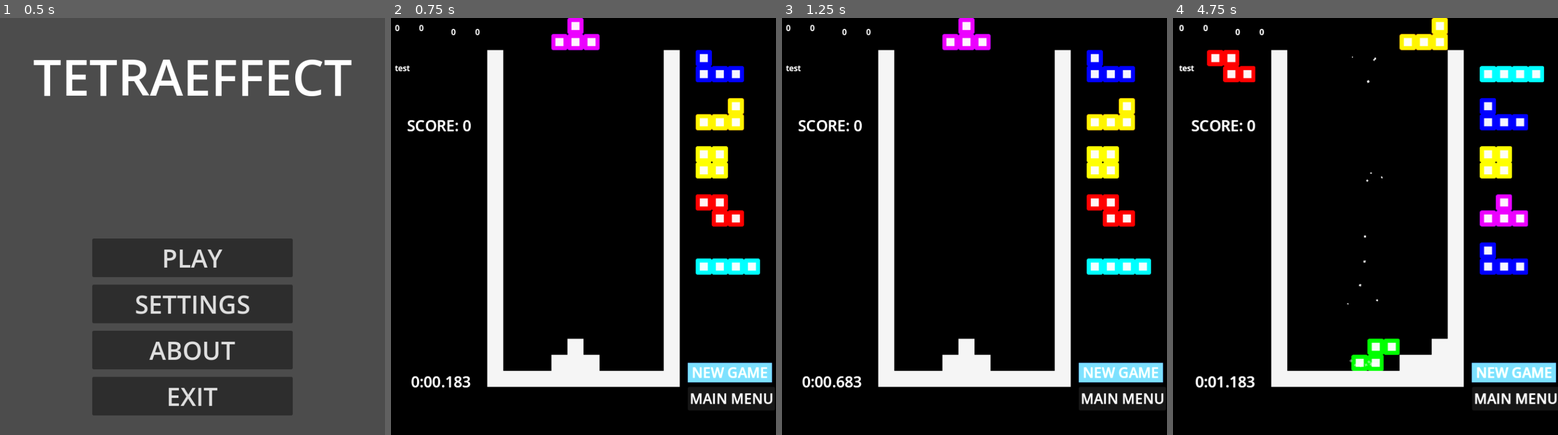
Above: before the commit, frames 1-4 (left to right).
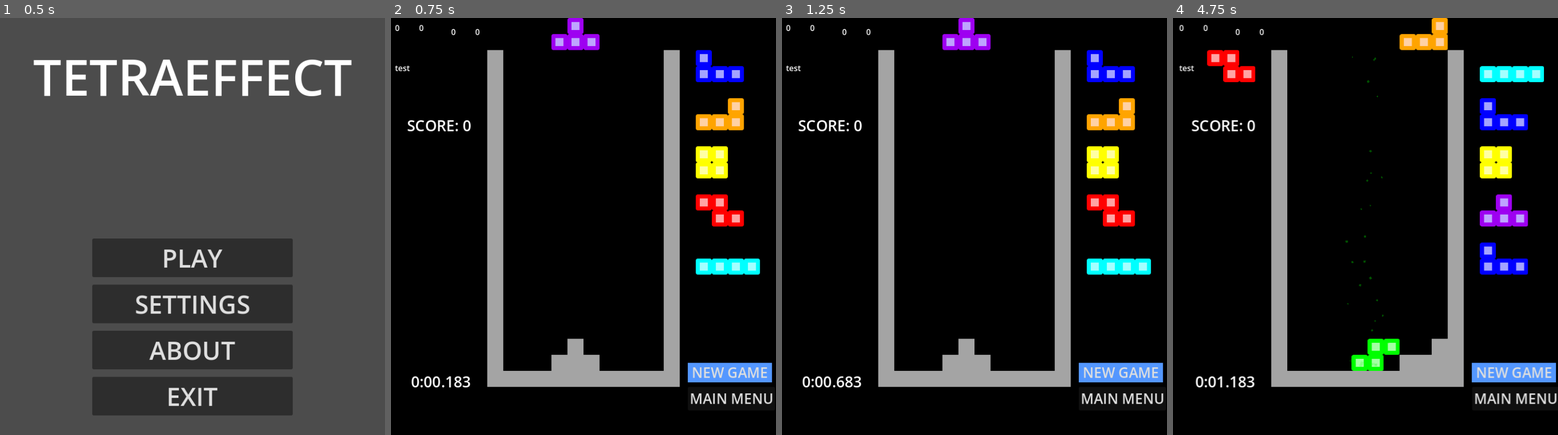
Above: after the commit, the same moments.

Repository: eltonchan1/tetris-elslies-version
Game: Godot game, scene res://tile_map.tscn
Two runs of this game, one before a commit and one after it. Both use one fixed random seed, a clock stepped at 60 frames per second and the inputs below.
Inputs:
- Up to frame 1 (0.5 s): no input
- Up to frame 2 (0.75 s): click "PLAY" at 0.5 s
- Up to frame 3 (1.25 s): no input
- Up to frame 4 (4.75 s): click "NEW GAME" at 1.25 s; click "NEW GAME" at 2 s; click "MAIN MENU" at 2.75 s; click "PLAY" at 3.5 s; tap Enter at 4.25 s; hold Right (right_move) from 4.28 s (still down); tap Space (hard_drop) at 4.35 s; tap Shift (hold) at 4.55 s

Frame 1 is identical in both runs. In frame 2, 13% of the frame differs, in the area x 1-100%, y 0-93%; in frame 3, 13%; in frame 4, 14%.

Commit message:
remove the shader stuffs cuz it does not wanna work

Diff:
--- a/glow.gdshader
+++ /dev/null
@@ -1,26 +0,0 @@
-shader_type canvas_item;
-
-uniform sampler2D SCREEN_TEXTURE : hint_screen_texture, filter_linear_mipmap;
-uniform float trail_persistence : hint_range(0.9, 0.99) = 0.96;
-uniform float glow_strength : hint_range(0.0, 2.0) = 0.5;
-
-void fragment() {
-    vec3 col = texture(SCREEN_TEXTURE, SCREEN_UV).rgb;
-
-    // Apply trail fade
-    col *= trail_persistence;
-
-    // Simple glow
-    vec2 texel_size = 1.0 / vec2(textureSize(SCREEN_TEXTURE, 0));
-    vec3 glow = vec3(0.0);
-    for(float x = -1.0; x <= 1.0; x++) {
-        for(float y = -1.0; y <= 1.0; y++) {
-            glow += texture(SCREEN_TEXTURE, SCREEN_UV + vec2(x, y) * texel_size).rgb;
-        }
-    }
-    glow /= 9.0;
-
-    col += glow * glow_strength;
-
-    COLOR = vec4(col, 1.0);
-}
--- a/tile_map.gd
+++ b/tile_map.gd
@@ -12,20 +12,16 @@
 		# 40l, blitz, etc
 	# sound design & music
 		# satisfying
-	# background that is like echo idk how to describe
-
-# ============================================================================
+	# hall o/ mirrors -> unsuccessful?
+
+
 # NODE REFERENCES
-# ============================================================================
-
 @onready var board_layer : TileMapLayer = $Game/board
 @onready var active_layer : TileMapLayer = $Game/active
 @onready var wave_material : ShaderMaterial = $"Game/Particles/CanvasLayer/ColorRect".material
 
-# ============================================================================
+
 # CONSTANTS
-# ============================================================================
-
 const COLS : int = 10
 const ROWS : int = 19
 const FRAME_TIME : float = 1.0/60.0
@@ -54,10 +50,7 @@
 const start_pos := Vector2i(5, -1)
 const steps_req : int = 50
 
-# ============================================================================
 # TETROMINO DEFINITIONS (SRS coordinates)
-# ============================================================================
-
 # I piece
 var i_0 := [Vector2i(-1, 0), Vector2i(0, 0), Vector2i(1, 0), Vector2i(2, 0)]
 var i_90 := [Vector2i(1, -1), Vector2i(1, 0), Vector2i(1, 1), Vector2i(1, 2)]
@@ -110,10 +103,7 @@
 var shapes := [z, l, o, s, i, j, t]
 var shapes_full := shapes.duplicate()
 
-# ============================================================================
 # SRS WALL KICK DATA
-# ============================================================================
-
 var srs_offset_jlstz := {
 	"0->1": [Vector2i(0, 0), Vector2i(-1, 0), Vector2i(-1, -1), Vector2i(0, 2), Vector2i(-1, 2)],
 	"1->2": [Vector2i(0, 0), Vector2i(1, 0), Vector2i(1, 1), Vector2i(0, -2), Vector2i(1, -2)],
@@ -144,10 +134,7 @@
 	"3->1": [Vector2i(0, 0), Vector2i(-1, 0), Vector2i(-1, 2), Vector2i(-1, 1), Vector2i(0, 2), Vector2i(0, 1)]
 }
 
-# ============================================================================
 # GAME STATE VARIABLES
-# ============================================================================
-
 var steps : Array
 var cur_pos : Vector2i
 var gravity : float = 0.02
@@ -206,10 +193,7 @@
 var trauma : float = 0.0
 var wave_intensity : float = 0.0
 
-# ============================================================================
 # INITIALIZATION
-# ============================================================================
-
 func _ready():
 	print("DEBUG: _ready() called")
 	main_menu(true)
@@ -228,10 +212,7 @@
 
 	print("DEBUG: _ready() complete")
 
-# ============================================================================
 # MENU FUNCTIONS
-# ============================================================================
-
 func main_menu(on: bool):
 	if on == true:
 		$Game.visible = false
@@ -274,10 +255,7 @@
 	$MainMenu/PopUp/Settings.visible = false
 	$MainMenu/PopUp/Settings.mouse_filter = Control.MOUSE_FILTER_IGNORE
 
-# ============================================================================
 # GAME LOOP
-# ============================================================================
-
 func new_game():
 	print("DEBUG: new_game() START")
 	game_running = false
@@ -415,10 +393,7 @@
 	var time_string = "%d:%02d.%03d" % [minutes, seconds, milliseconds]
 	$Game/HUD.get_node("TimerLabel").text = time_string
 
-# ============================================================================
 # INPUT HANDLING
-# ============================================================================
-
 func handle_input(delta):
 	left_release_timer = max(0, left_release_timer - delta)
 	right_release_timer = max(0, right_release_timer - delta)
@@ -487,10 +462,7 @@
 	if Input.is_action_just_pressed("restart"):
 		new_game()
 
-# ============================================================================
 # PIECE MANAGEMENT
-# ============================================================================
-
 func pick_piece():
 	var piece
 	if not shapes.is_empty():
@@ -535,10 +507,7 @@
 			if coords == ghost_atlas:
 				active_layer.erase_cell(Vector2i(j, i))
 
-# ============================================================================
 # DRAWING FUNCTIONS
-# ============================================================================
-
 func draw_all_next_pieces():
 	clear_next_panel()
 	const SPACING = 3
@@ -588,10 +557,7 @@
 		for j in range(-1, 5):
 			active_layer.erase_cell(Vector2i(i, j))
 
-# ============================================================================
 # PIECE MOVEMENT & ROTATION
-# ============================================================================
-
 func move_piece(dir):
 	if can_move(dir):
 		clear_piece()
@@ -705,9 +671,7 @@
 		else:
 			lock_delay_active = false
 
-# ============================================================================
 # SCORING & SPIN DETECTION
-# ============================================================================
 
 func check_spin(lines_cleared: int) -> void:
 	print("DEBUG: check_spin() called with lines_cleared = ", lines_cleared)
@@ -767,13 +731,13 @@
 	var calcsavescore = (basescore * combomult * b2bmult) ** allclear
 	return calcsavescore
 
-# ============================================================================
 # VISUAL EFFECTS
-# ============================================================================
-
 func spawn_hard_drop_particles():
 	var particle_template = $Game/Particles/HardDropContact
 	var particle_bg_template = $Game/Particles/HardDropBG
+
+	# Get the piece color from its atlas coordinates
+	var piece_color = get_piece_color(piece_atlas)
 
 	for block_offset in active_piece:
 		var block_grid_pos = cur_pos + block_offset
@@ -788,6 +752,7 @@
 			var new_particles = particle_template.duplicate()
 			$Game/Particles.add_child(new_particles)
 			new_particles.position = block_world_pos
+			new_particles.color = piece_color  # Set color
 			new_particles.one_shot = true
 			new_particles.emitting = true
 			new_particles.finished.connect(new_particles.queue_free)
@@ -796,14 +761,23 @@
 			var new_bg_particles = particle_bg_template.duplicate()
 			$Game/Particles.add_child(new_bg_particles)
 			new_bg_particles.position = block_world_pos + Vector2(0, -304)
+			new_bg_particles.color = piece_color  # Set color
 			new_bg_particles.one_shot = true
 			new_bg_particles.emitting = true
 			new_bg_particles.finished.connect(new_bg_particles.queue_free)
 
-# ============================================================================
+func get_piece_color(atlas_coords: Vector2i) -> Color:
+	match atlas_coords.x:
+		0: return Color(1, 0, 0, 0.5)
+		1: return Color(1, 0.5, 0, 0.5)
+		2: return Color(1, 1, 0, 0.5)
+		3: return Color(0, 1, 0, 0.5)
+		4: return Color(0, 1, 1, 0.5)
+		5: return Color(0, 0, 1, 0.5)
+		6: return Color(0.5, 0, 1, 0.5)
+		_: return Color(1, 1, 1, 0.5)
+
 # COLLISION DETECTION
-# ============================================================================
-
 func can_move(dir):
 	return can_move_to(cur_pos + dir)
 
@@ -829,10 +803,7 @@
 		return false
 	return true
 
-# ============================================================================
 # PIECE LOCKING & LINE CLEARING
-# ============================================================================
-
 func lock_piece():
 	print("DEBUG: lock_piece() called")
 	nudge_camera(Vector2.UP)
@@ -1051,10 +1022,7 @@
 		new_particles.emitting = true
 		new_particles.finished.connect(new_particles.queue_free)
 
-# ============================================================================
 # CAMERA SYSTEM
-# ============================================================================
-
 func update_camera(delta):
 	# Return camera to center
 	camera_offset = camera_offset.lerp(Vector2.ZERO, CAMERA_RETURN_SPEED * delta)
@@ -1081,10 +1049,7 @@
 func nudge_camera(direction: Vector2):
 	camera_offset += direction * CAMERA_NUDGE_AMOUNT
 
-# ============================================================================
 # SETTINGS CALLBACKS
-# ============================================================================
-
 func _on_arr_slider_value_changed(value: float) -> void:
 	var reverse_value = $MainMenu/PopUp/Settings/SettingsPanel/VBoxContainer/ARRContainer/ARRSlider.max_value - value
 	if reverse_value == int(reverse_value):
--- a/tile_map.tscn
+++ b/tile_map.tscn
@@ -1,9 +1,8 @@
-[gd_scene load_steps=17 format=4 uid="uid://b4xyptdtg7pl"]
+[gd_scene load_steps=15 format=4 uid="uid://b4xyptdtg7pl"]
 
 [ext_resource type="Texture2D" uid="uid://dqsarqan8qn8u" path="res://assets/tetrisblock.png" id="2_1n30v"]
 [ext_resource type="Script" uid="uid://c3vefdj4ifug0" path="res://tile_map.gd" id="2_35kre"]
 [ext_resource type="Shader" uid="uid://limpibugju4k" path="res://lineclearwave.gdshader" id="3_35kre"]
-[ext_resource type="Shader" uid="uid://dbx5edrhf8nwq" path="res://glow.gdshader" id="4_03na7"]
 
 [sub_resource type="TileSetAtlasSource" id="TileSetAtlasSource_35kre"]
 resource_name = "tetrisblock"
@@ -43,18 +42,18 @@
 [sub_resource type="Gradient" id="Gradient_1n30v"]
 colors = PackedColorArray(1, 1, 1, 1, 1, 1, 1, 0)
 
+[sub_resource type="Gradient" id="Gradient_03na7"]
+colors = PackedColorArray(1, 1, 1, 0.4, 1, 1, 1, 0)
+
+[sub_resource type="Gradient" id="Gradient_xftlc"]
+colors = PackedColorArray(1, 1, 1, 0.24705882, 1, 1, 1, 0)
+
 [sub_resource type="Curve" id="Curve_1n30v"]
 _data = [Vector2(0, 1), 0.0, 0.0, 0, 0, Vector2(1, 0.26966298), 0.0, 0.0, 0, 0]
 point_count = 2
 
 [sub_resource type="Gradient" id="Gradient_35kre"]
 colors = PackedColorArray(1, 1, 1, 0.7490196, 1, 1, 1, 0)
-
-[sub_resource type="Gradient" id="Gradient_03na7"]
-colors = PackedColorArray(1, 1, 1, 0.4, 1, 1, 1, 0)
-
-[sub_resource type="Gradient" id="Gradient_xftlc"]
-colors = PackedColorArray(1, 1, 1, 0.24705882, 1, 1, 1, 0)
 
 [sub_resource type="ShaderMaterial" id="ShaderMaterial_1n30v"]
 shader = ExtResource("3_35kre")
@@ -62,11 +61,6 @@
 shader_parameter/frequency = 10.0
 shader_parameter/speed = 3.0
 shader_parameter/center = Vector2(0.5, 0.5)
-
-[sub_resource type="ShaderMaterial" id="ShaderMaterial_03na7"]
-shader = ExtResource("4_03na7")
-shader_parameter/trail_persistence = 0.9900000095367401
-shader_parameter/glow_strength = 0.50000002375
 
 [node name="Main" type="Node2D"]
 script = ExtResource("2_35kre")
@@ -614,10 +608,41 @@
 color_ramp = SubResource("Gradient_1n30v")
 anim_speed_max = 128.0
 
+[node name="LineClear" type="CPUParticles2D" parent="Game/Particles"]
+position = Vector2(-384, 64)
+emitting = false
+amount = 1
+one_shot = true
+explosiveness = 1.0
+spread = 180.0
+gravity = Vector2(0, 0)
+initial_velocity_min = 5.0
+initial_velocity_max = 5.0
+scale_amount_min = 32.0
+scale_amount_max = 32.0
+color_ramp = SubResource("Gradient_03na7")
+
+[node name="LineClearBoard" type="CPUParticles2D" parent="Game/Particles"]
+position = Vector2(192, 336)
+emitting = false
+amount = 64
+one_shot = true
+explosiveness = 1.0
+emission_shape = 3
+emission_rect_extents = Vector2(192, 336)
+spread = 180.0
+gravity = Vector2(0, 0)
+initial_velocity_max = 5.0
+angle_min = -720.0
+angle_max = 720.0
+scale_amount_min = 5.0
+scale_amount_max = 10.0
+color_ramp = SubResource("Gradient_xftlc")
+
 [node name="HardDropBG" type="CPUParticles2D" parent="Game/Particles"]
 position = Vector2(-320, 64)
 emitting = false
-amount = 6
+amount = 12
 lifetime = 2.5
 one_shot = true
 explosiveness = 1.0
@@ -636,37 +661,6 @@
 scale_amount_curve = SubResource("Curve_1n30v")
 color_ramp = SubResource("Gradient_35kre")
 
-[node name="LineClear" type="CPUParticles2D" parent="Game/Particles"]
-position = Vector2(-384, 64)
-emitting = false
-amount = 1
-one_shot = true
-explosiveness = 1.0
-spread = 180.0
-gravity = Vector2(0, 0)
-initial_velocity_min = 5.0
-initial_velocity_max = 5.0
-scale_amount_min = 32.0
-scale_amount_max = 32.0
-color_ramp = SubResource("Gradient_03na7")
-
-[node name="LineClearBoard" type="CPUParticles2D" parent="Game/Particles"]
-position = Vector2(192, 336)
-emitting = false
-amount = 64
-one_shot = true
-explosiveness = 1.0
-emission_shape = 3
-emission_rect_extents = Vector2(192, 336)
-spread = 180.0
-gravity = Vector2(0, 0)
-initial_velocity_max = 5.0
-angle_min = -720.0
-angle_max = 720.0
-scale_amount_min = 5.0
-scale_amount_max = 10.0
-color_ramp = SubResource("Gradient_xftlc")
-
 [node name="CanvasLayer" type="CanvasLayer" parent="Game/Particles"]
 layer = 10
 
@@ -682,20 +676,6 @@
 grow_horizontal = 2
 grow_vertical = 2
 color = Color(1, 1, 1, 0)
-
-[node name="BackBufferCopy" type="BackBufferCopy" parent="Game"]
-position = Vector2(384, 411.99997)
-scale = Vector2(3.9200003, 4.2)
-copy_mode = 2
-
-[node name="MotionBlurRect" type="ColorRect" parent="Game"]
-z_index = 50
-material = SubResource("ShaderMaterial_03na7")
-offset_left = -224.0
-offset_top = -96.0
-offset_right = 608.0
-offset_bottom = 800.0
-mouse_filter = 2
 
 [connection signal="pressed" from="MainMenu/VBoxContainer/PlayButton" to="." method="_on_play_button_pressed"]
 [connection signal="pressed" from="MainMenu/VBoxContainer/SettingsButton" to="." method="_on_settings_button_pressed"]
Not shown, removed: glow.gdshader.uid
